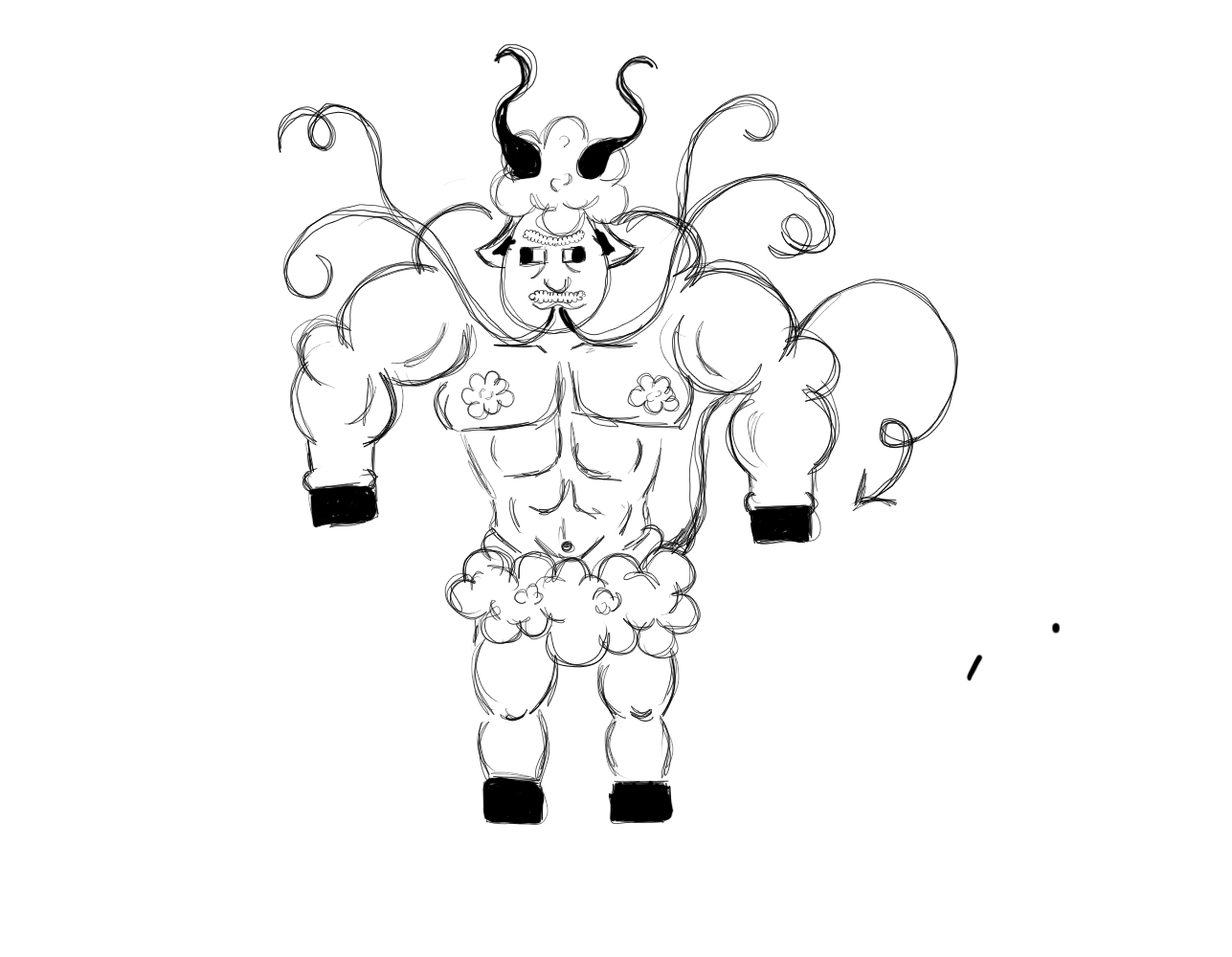
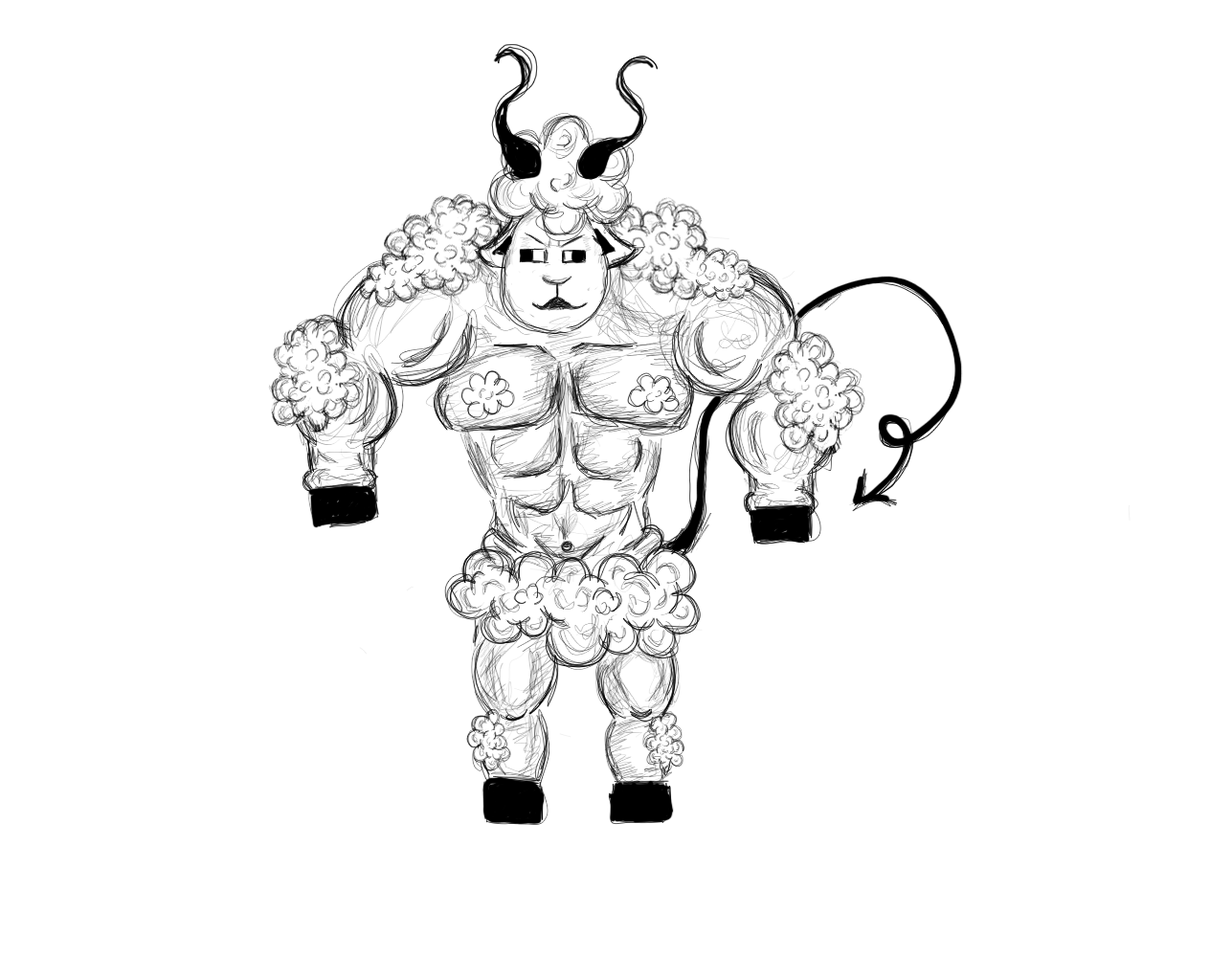
Before/after of a 1232 x 957 layered artwork. What changed in the layer stack:
painted on "kuit R" over [left=358, top=647, right=686, bottom=775]
painted on "kuit L" over [left=466, top=626, right=673, bottom=786]
painted on "scheenbeen R" over [left=595, top=648, right=681, bottom=727]
painted on "scheenbenen L" over [left=473, top=628, right=703, bottom=718]
painted on "middelpluis" over [left=446, top=504, right=1131, bottom=686]
painted on "torso" over [left=425, top=315, right=695, bottom=567]
painted on "schouder R" over [left=594, top=196, right=801, bottom=404]
painted on "schouders L" over [left=332, top=193, right=637, bottom=382]
painted on "pols R" over [left=743, top=474, right=816, bottom=513]
painted on "pols L" over [left=306, top=441, right=414, bottom=592]
painted on "elleboog R" over [left=714, top=298, right=866, bottom=480]
painted on "elleboog L" over [left=268, top=314, right=400, bottom=455]
painted on "staart" over [left=666, top=275, right=964, bottom=566]
hid "tong R" over [left=544, top=93, right=1061, bottom=682]
hid "tong L" over [left=277, top=102, right=558, bottom=348]
painted on "hoofd" over [left=487, top=112, right=834, bottom=384]
renamed "sheep shets OG" to "background", showed it, painted on it over [left=268, top=93, right=1131, bottom=786]
